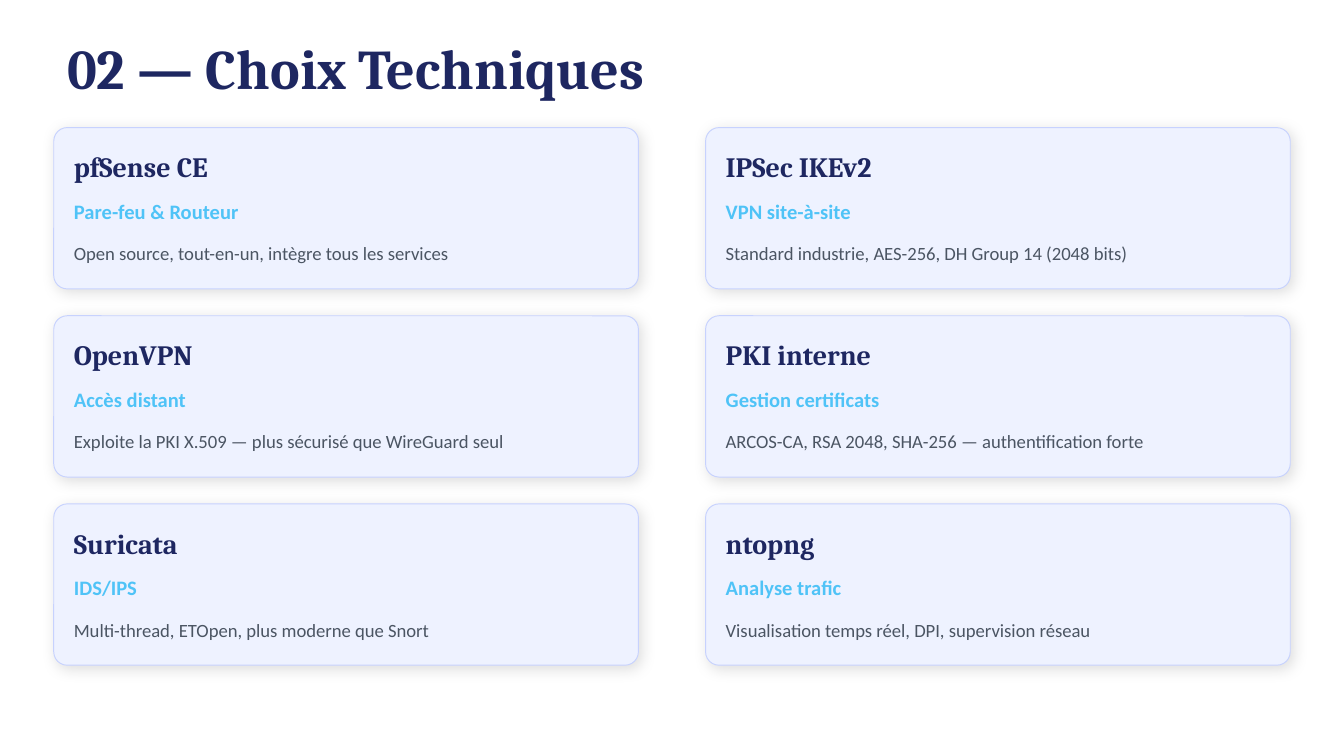
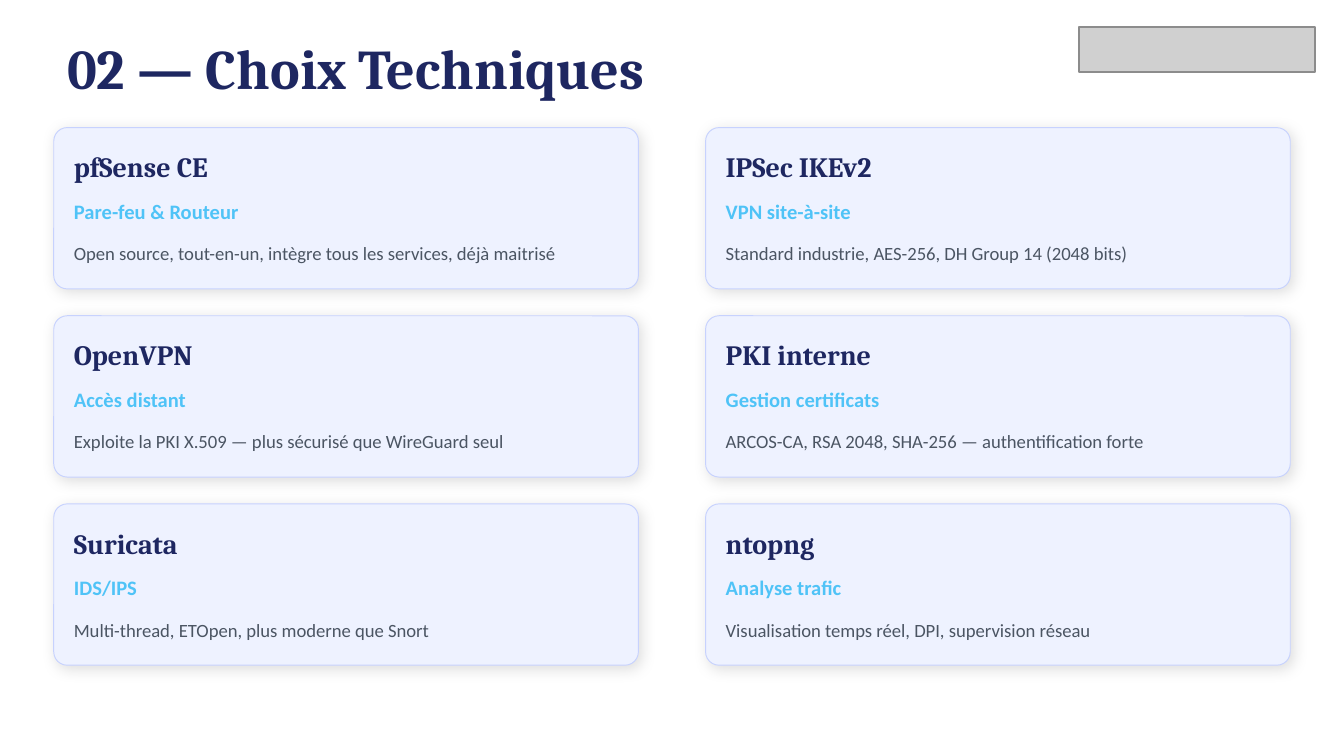
Before and after one commit to Adri1-rvt/ARCOS, a slide deck: slide 5 of ARCOS_Presentation.pptx. Drawn at 1344x756 pixels with LibreOffice and Linux fonts; fonts in the diff are those of the drawing; grey boxes stand for pictures. Boxes give left, top, right and bottom in pixels: in the first picture for what was removed or moved away, otherwise in the second. Text is boxed around its words. In the diff, an @@ line names an element or a change of style, - is before the commit and + after.

```diff
--- a/ARCOS_Presentation.pptx
+++ b/ARCOS_Presentation.pptx
@@ picture added at (x1=1079, y1=27, x2=1316, y2=73) @@
@@ text at (x1=74, y1=247, x2=556, y2=263): text changed @@
-Open source, tout-en-un, intègre tous les services
+Open source, tout-en-un, intègre tous les services, déjà maitrisé
```
Also in this commit, not shown: 13 other slides changed, 8 other files.
